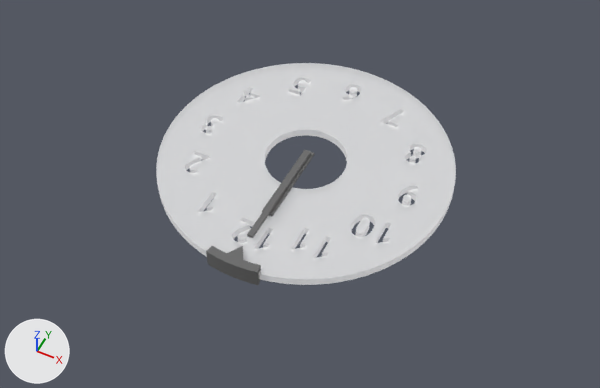
An edit to the OBJ model clock_meshes.obj, drawn before and after from the same camera.
The view is the same before and after, from a 50 mm lens placed at (1.71, -3.52, 4.07), pointed at (0.03, -0.16, -0.13). The axes (+X, +Y, +Z) are drawn at lower left. The lights are the same throughout. Where no turn or scale is listed for an object, it has been applied to the vertices.

The scene before the commit, as lines of its bpy script (objects in view):
```python
me_clock_meshes = bpy.data.meshes.new('clock_meshes')
me_clock_meshes.from_pydata(...)  # 4710 vertices, 9444 faces; spans x -1.0..1.0, y -1.02..1.0, z -0.04..0.09
# faces by material slot: [9368, 76]
me_clock_meshes.materials.append(mat_clockbase)  # white #ffffff
me_clock_meshes.materials.append(mat_clockhandles)  # dark grey #6c6c6c
ob_clock_meshes = bpy.data.objects.new('clock_meshes', me_clock_meshes)
ob_clock_meshes.location = (0.0, 0.0, 0.0)
```
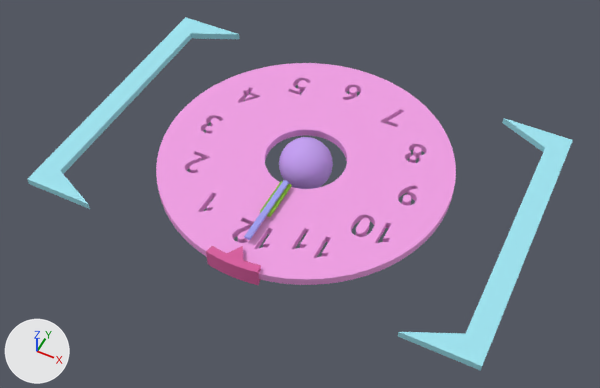
The newer file is also rescaled (x1.016) as a whole; pictures and numbers use the older file's frame.

Changed parts and their boxes (x1, y1, x2, y2) in the pictures (600 x 388 px; the box of a moved part takes in the faces that stretch with it):
'clock_meshes', reshaped (82% wider, 59% taller): before (156, 63, 456, 285); after (27, 17, 573, 371)
part 1 of me_clock_meshes, added (purple): after (279, 137, 333, 189)
part 2 of me_clock_meshes, added: after (260, 181, 292, 217)
part 3 of me_clock_meshes, added (blue): after (244, 180, 289, 240)
part 4 of me_clock_meshes, deleted: before (247, 150, 311, 238)
part 5 of me_clock_meshes, deleted: before (262, 150, 315, 216)
part 6 of me_clock_meshes, moved or reshaped: before (187, 67, 415, 237); after (27, 17, 573, 371)
part 7 of me_clock_meshes, recoloured (white to pink): (156, 63, 456, 285) in both
part 8 of me_clock_meshes, recoloured (grey to pink): (206, 246, 261, 285) in both

The change in detail:
Material 'wire_140088225' (mat_wire_140088225) is new.
Its base color is (0.549, 0.345, 0.882) (purple #c49ff1).
Its roughness is 0.821.
Material 'wire_225088199' (mat_wire_225088199) is new.
Its base color is (0.882, 0.345, 0.78) (pink #f19fe5).
Its roughness is 0.821.
Material 'wire_177027088' (mat_wire_177027088) is new.
Its base color is (0.694, 0.106, 0.345) (pink #d95c9f).
Its roughness is 0.821.
Material 'wire_088088225' (mat_wire_088088225) is new.
Its base color is (0.345, 0.345, 0.882) (blue #9f9ff1).
Its roughness is 0.821.
Material 'wire_061135006' (mat_wire_061135006) is new.
Its base color is (0.239, 0.529, 0.0235) (green #86c02a).
Its roughness is 0.821.
Material 'wire_088199225' (mat_wire_088199225) is new.
Its base color is (0.345, 0.78, 0.882) (cyan #9fe5f1).
Its roughness is 0.821.
me_clock_meshes is used by ob_clock_meshes; location (0.0, 0.0, 0.0).
me_clock_meshes had 4710 vertices, 9444 faces and spanned x -1.0..1.0, y -1.02..1.0, z -0.04..0.09.
me_clock_meshes now has 5216 vertices, 10444 faces and spans x -1.56..1.56, y -1.02..1.0, z -0.18..0.18.
me_clock_meshes part 1: a new loose piece, a UV sphere (32 segments, 16 rings, poles along y) spanning x -0.18..0.18, y -0.18..0.18, z -0.18..0.18, in mat_wire_140088225 (purple #c49ff1).
me_clock_meshes part 2: a new loose piece, a box spanning x -0.037..0.037, y -0.579..-0.286, z 0.074..0.092, in mat_wire_061135006 (green #86c02a).
me_clock_meshes part 3: a new loose piece, a box spanning x -0.018..0.018, y -0.81..-0.287, z 0.092..0.111, in mat_wire_088088225 (blue #9f9ff1).
me_clock_meshes part 4: the loose piece of 8 vertices spanning x -0.02..0.02, y -0.78..0.04, z 0.07..0.09 is deleted.
me_clock_meshes part 5: the loose piece of 8 vertices spanning x -0.04..0.04, y -0.56..0.06, z 0.06..0.07 is deleted.
me_clock_meshes part 6: 48 vertices removed from x -0.79..0.8, y -0.46..0.79, z 0.0..0.06; 72 vertices added at x -1.56..1.56, y -0.98..0.98, z 0.0..0.06.
me_clock_meshes part 7: 8819 faces spanning x -1.0..1.0, y -1.0..1.0, z 0.0..0.06 switch from mat_clockbase (white #ffffff) to mat_wire_225088199 (pink #f19fe5).
me_clock_meshes part 8: 52 faces spanning x -0.18..0.18, y -1.02..-0.87, z -0.04..0.09 switch from mat_clockhandles (dark grey #6c6c6c) to mat_wire_177027088 (pink #d95c9f).
me_clock_meshes now uses material mat_wire_140088225 (purple #c49ff1).
me_clock_meshes now uses material mat_wire_061135006 (green #86c02a).
me_clock_meshes now uses material mat_wire_088088225 (blue #9f9ff1).
me_clock_meshes now uses material mat_wire_088199225 (cyan #9fe5f1).
